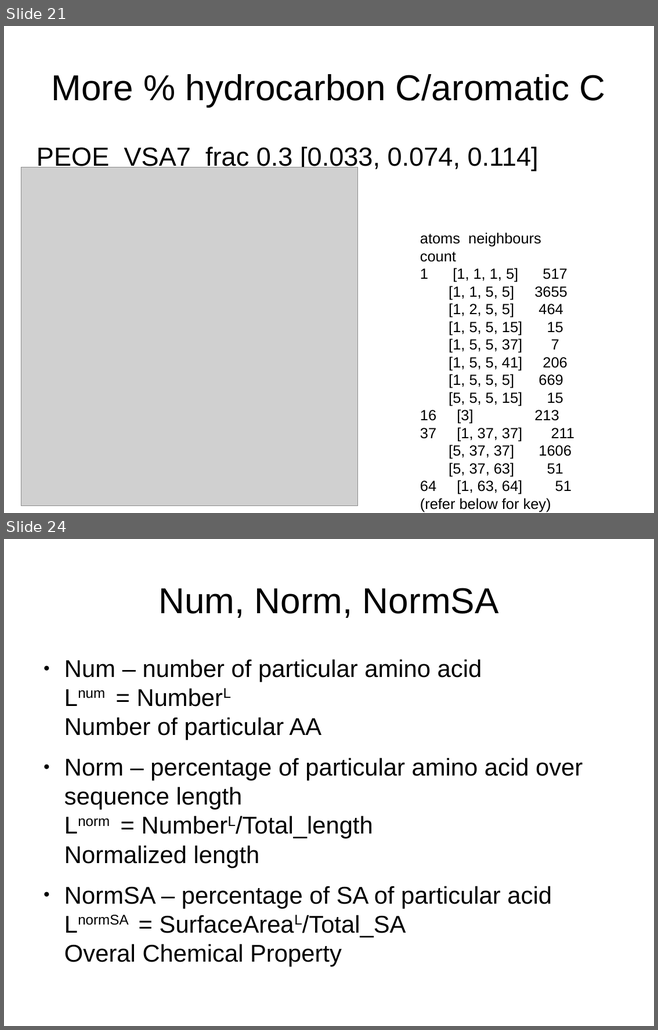
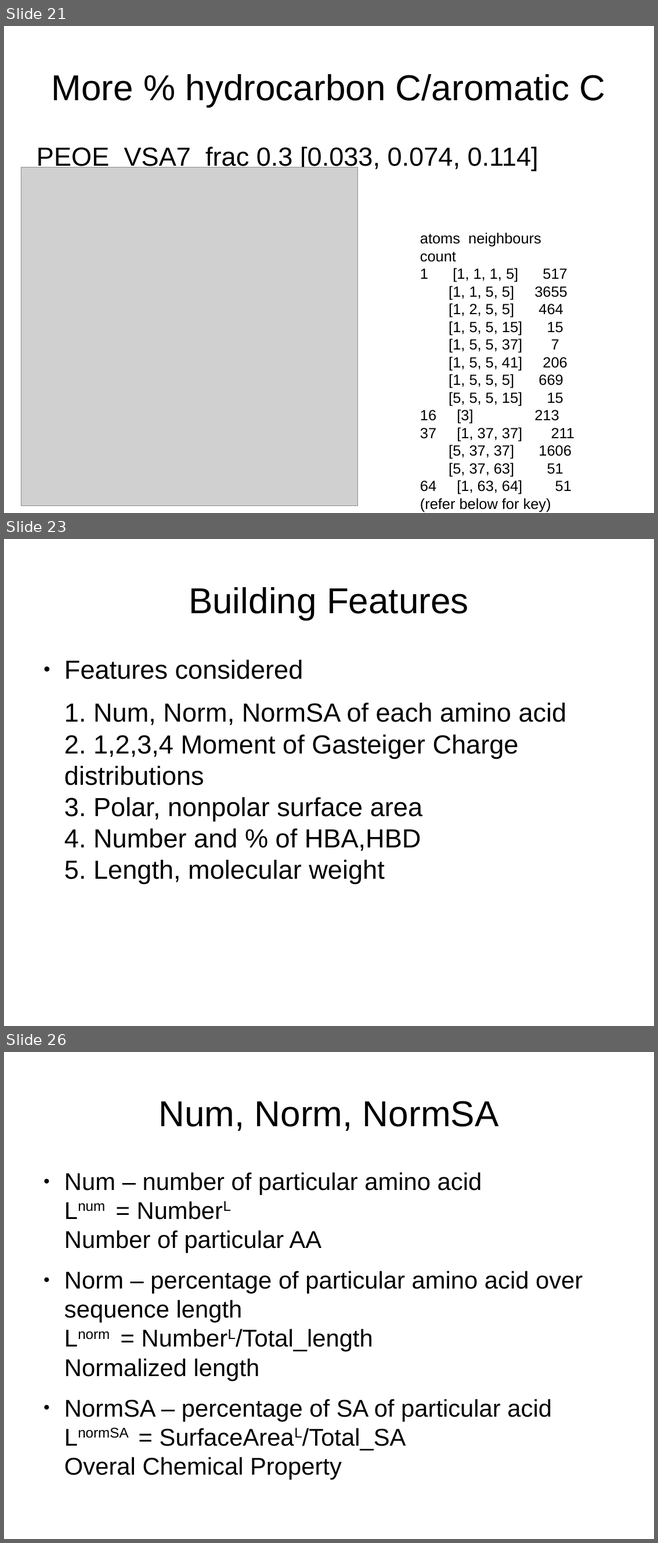
Before and after one commit to leexa90/Projects, a slide deck: toxicity/Final/Permability/all_seq/permaubility slides.odp. Shown one above the other, each under a label of ours: slides 21 and 24 before the commit, slides 21, 23 and 26 after it; the slides between them are not shown. The pictures are 658x1030 and 658x1543 pixels, drawn with LibreOffice and Linux fonts; fonts in the diff are those of the drawing; grey boxes stand for pictures. Boxes give left, top, right and bottom in pixels: in the first picture for what was removed or moved away, otherwise in the second. Text is boxed around its words. In the diff, an @@ line names an element or a change of style, - is before the commit and + after.

```diff
--- a/toxicity/Final/Permability/all_seq/permaubility slides.odp
+++ b/toxicity/Final/Permability/all_seq/permaubility slides.odp
@@ slide 23 added at (x1=4, y1=539, x2=654, y2=1026), background #FFFFFF @@
@@ title added at (x1=188, y1=587, x2=469, y2=620), 44 pt, text #000000 @@
+Building Features
@@ text added at (x1=64, y1=660, x2=567, y2=884), 32 pt, text #000000 @@
+● Features considered
+1. Num, Norm, NormSA of each amino acid
+2. 1,2,3,4 Moment of Gasteiger Charge distributions
+3. Polar, nonpolar surface area
+4. Number and % of HBA,HBD
+5. Length, molecular weight
@@ what was slide 24 is now slide 26 @@
```
Also in this commit, not shown: 4 slides changed, 4 other slides added, 11 other files.
